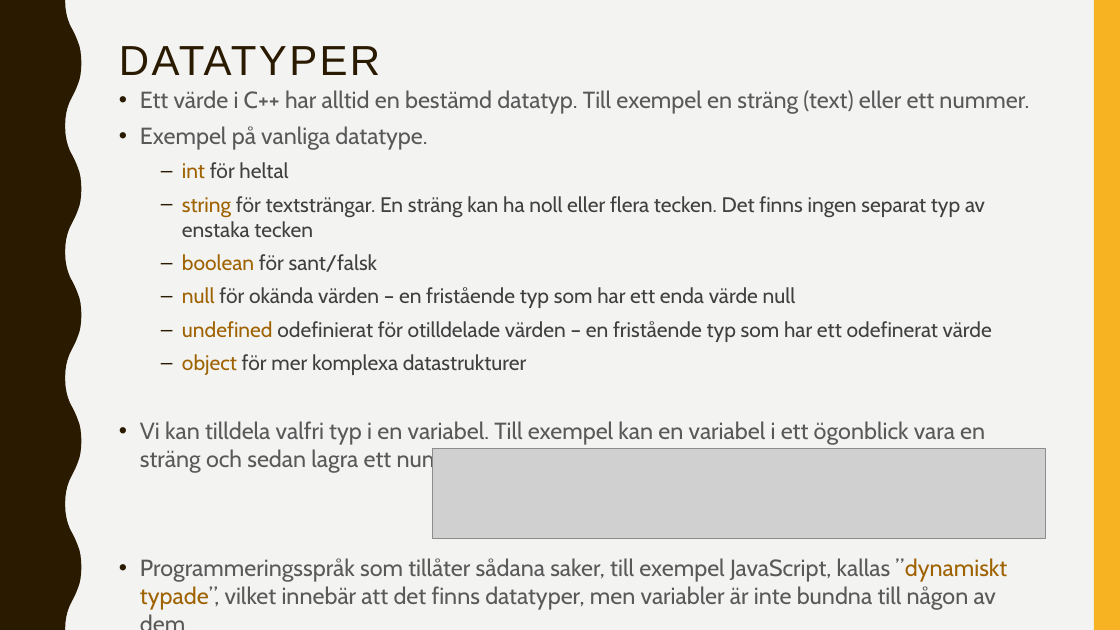
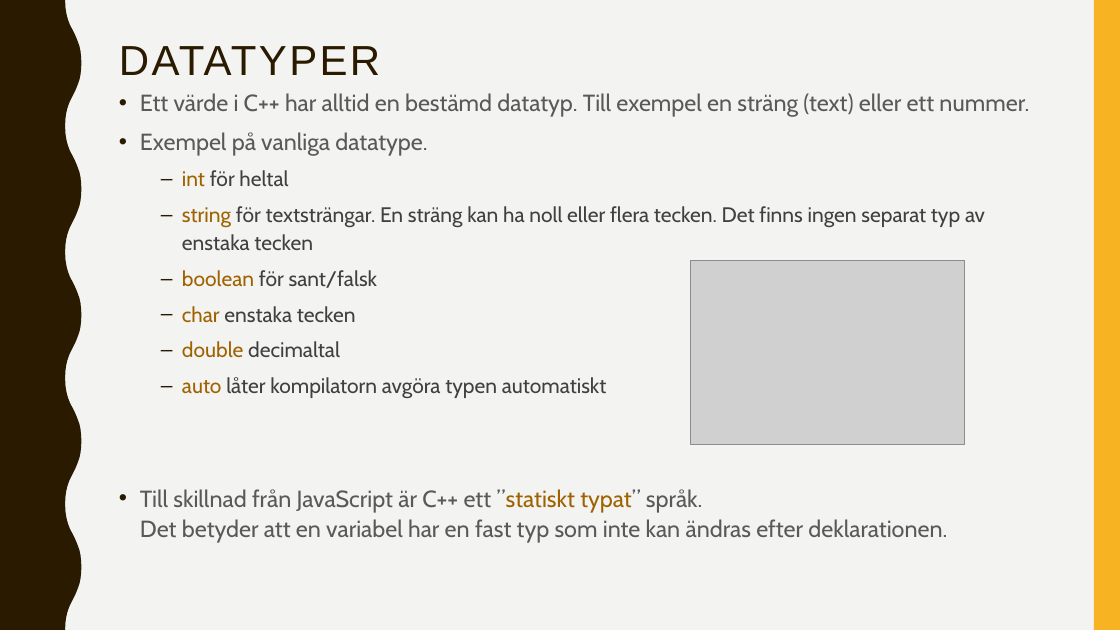
Before and after one commit to abbindustrigymnasium/hitachigymnasiet-250s-programmingexercises-programmering1-2025, a slide deck: slide 5 of C++/C++.pptx. Drawn at 1120x630 pixels with LibreOffice and Linux fonts; fonts in the diff are those of the drawing; grey boxes stand for pictures. Boxes give left, top, right and bottom in pixels: in the first picture for what was removed or moved away, otherwise in the second. Text is boxed around its words. In the diff, an @@ line names an element or a change of style, - is before the commit and + after.

```diff
--- a/C++/C++.pptx
+++ b/C++/C++.pptx
@@ text at (140,93,1029,288): line spacing 1 to 1.1 @@
@@ picture added at (691,260,965,444) @@
@@ text at (140,306,947,543): text changed @@
-  – null för okända värden – en fristående typ som har ett enda värde null
-  – undefined odefinierat för otilldelade värden – en fristående typ som har ett odefinerat värde
-  – object för mer komplexa datastrukturer
-• Vi kan tilldela valfri typ i en variabel. Till exempel kan en variabel i ett ögonblick vara en sträng och sedan lagra ett nummer:
-• Programmeringsspråk som tillåter sådana saker, till exempel JavaScript, kallas ”dynamiskt typade”, vilket innebär att det finns datatyper, men variabler är inte bundna till någon av dem.
+  – char enstaka tecken
+  – double decimaltal
+  – auto låter kompilatorn avgöra typen automatiskt
+• Till skillnad från JavaScript är C++ ett ”statiskt typat” språk.
+  Det betyder att en variabel har en fast typ som inte kan ändras efter deklarationen.
@@ picture removed at (433,449,1046,539) @@
```
Also in this commit, not shown: 1 other slide changed, 1 other file.
